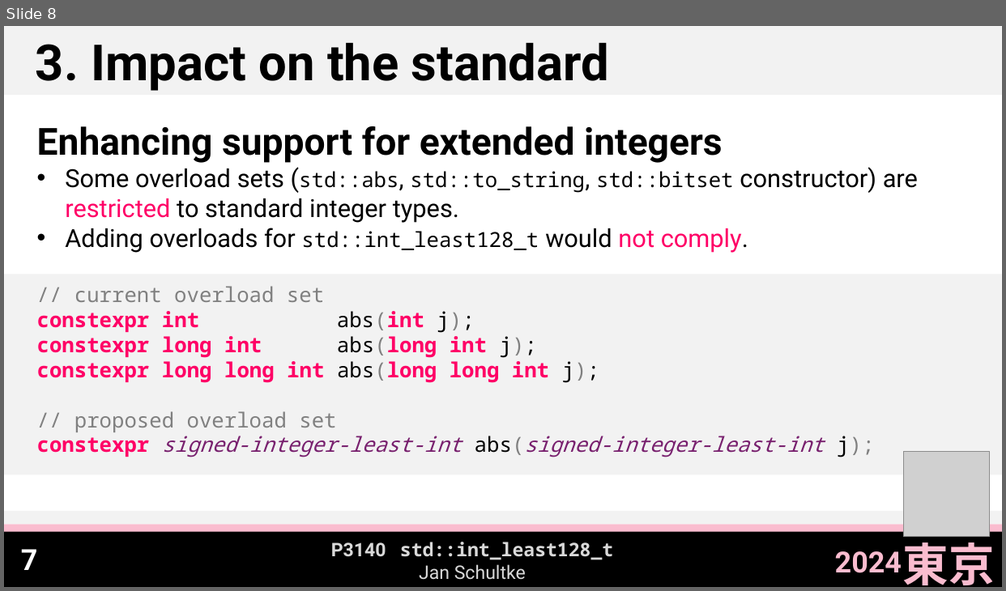
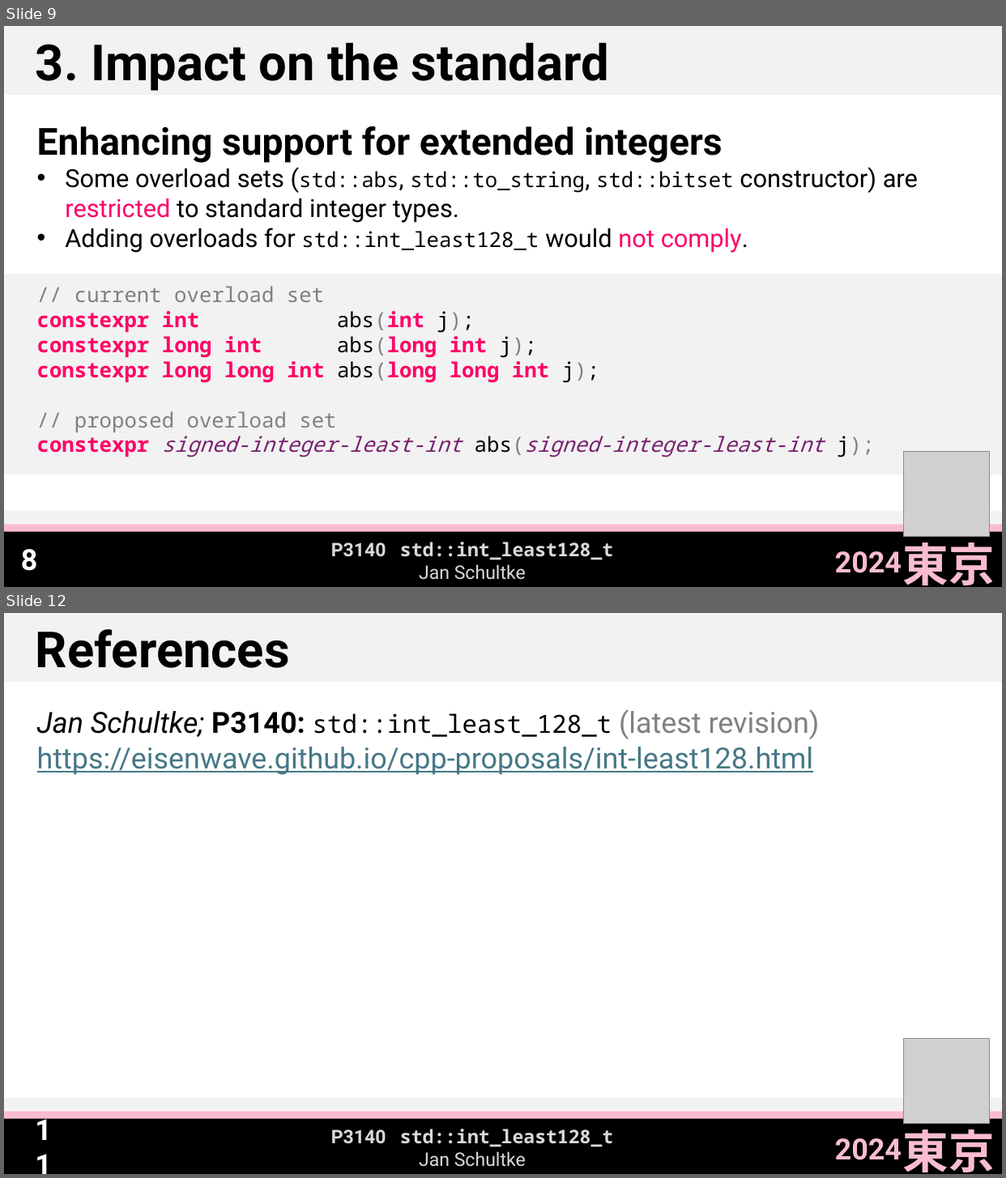
Before and after one commit to Eisenwave/cpp-proposals, a slide deck: slides/p3140-slides.pptx. Shown one above the other, each under a label of ours: slide 8 before the commit, slides 9 and 12 after it; the slides between them are not shown. The pictures are 1006x591 and 1006x1178 pixels, drawn with LibreOffice and Linux fonts; fonts in the diff are those of the drawing; grey boxes stand for pictures. Boxes give left, top, right and bottom in pixels: in the first picture for what was removed or moved away, otherwise in the second. Text is boxed around its words. In the diff, an @@ line names an element or a change of style, - is before the commit and + after.

```diff
--- a/slides/p3140-slides.pptx
+++ b/slides/p3140-slides.pptx
@@ slide 12 added at [4,613,1002,1174], background #FFFFFF @@
@@ rectangle added at [4,613,1002,682], fill #F2F2F2 @@
@@ text added at [36,629,290,668], 48 pt, text #000000, bold @@
+References
@@ text added at [37,709,820,775], 28 pt, text #467886, underline @@
+Jan Schultke; P3140: std::int_least_128_t (latest revision)
+https://eisenwave.github.io/cpp-proposals/int-least128.html
@@ picture added at [904,1038,990,1124] @@
@@ rectangle added at [4,1098,1002,1111], fill #F2F2F2 @@
@@ rectangle added at [4,1118,1002,1174], fill #000000 @@
@@ rectangle added at [4,1112,1002,1119], fill #FABCCF @@
@@ text added at [903,1122,995,1173], 44 pt, text #FABCCF, bold @@
+東京
@@ page number added at [11,1131,59,1161], 28 pt, text #FFFFFF, bold @@
+11
@@ text added at [331,1129,613,1167], 18 pt, text #D9D9D9, bold @@
+P3140 std::int_least128_t
+Jan Schultke
@@ text added at [835,1139,901,1161], 28 pt, text #FABCCF, bold @@
+2024
@@ what was slide 8 is now slide 9 @@
@@ page number at [21,549,38,571]: text changed @@
-7
+8
```
Also in this commit, not shown: 3 slides changed, 1 other slide added, 3 other files.
